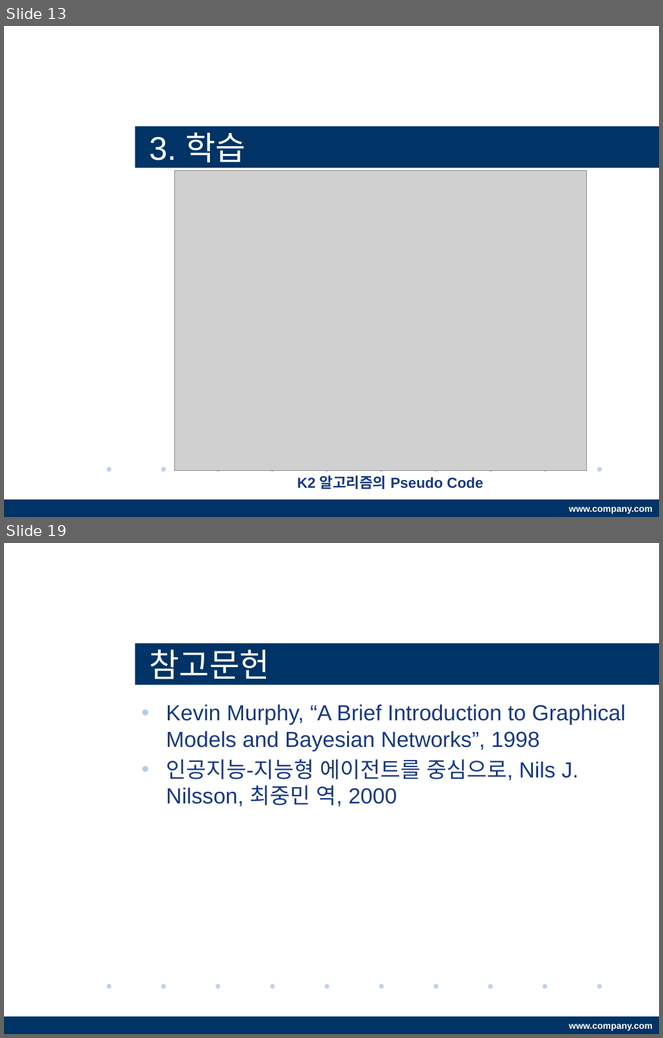
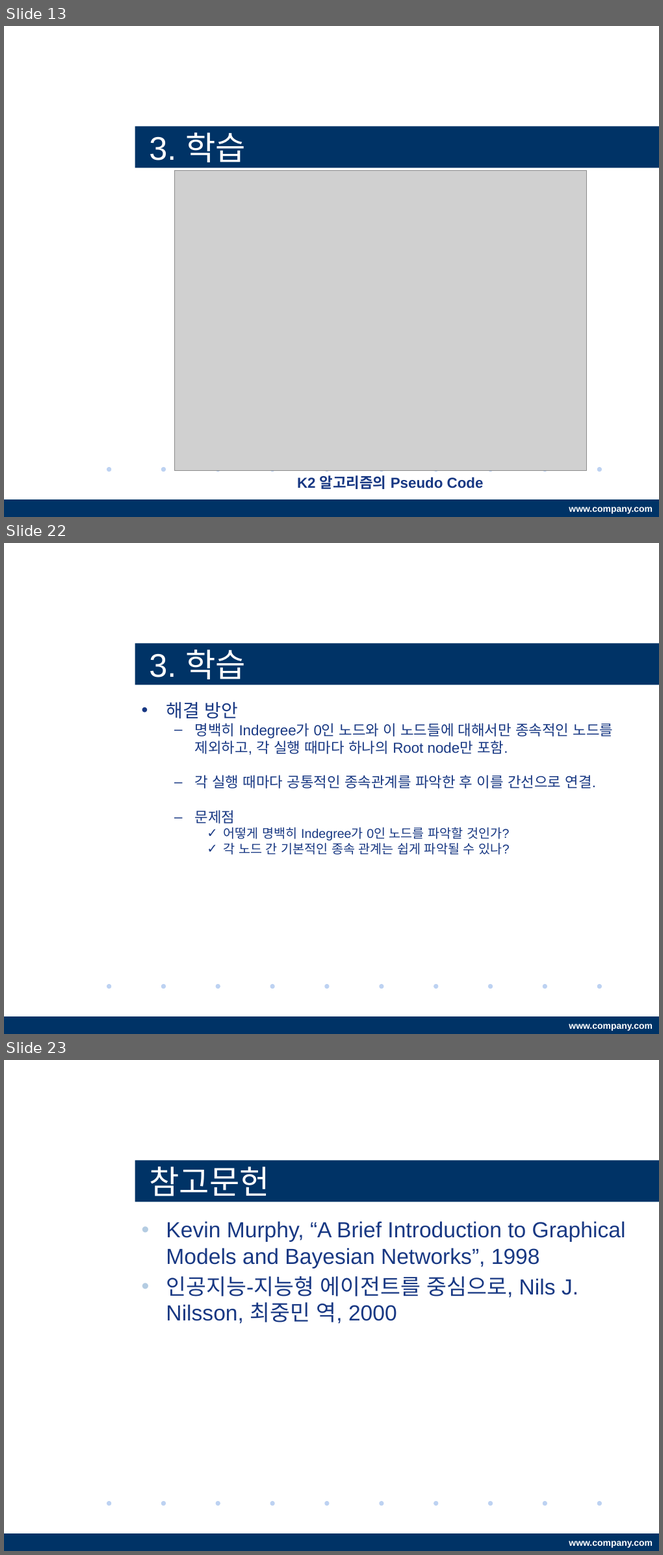
Before and after one commit to LEECHHE/capstone, a slide deck: papers/BayesianNetwork160306.pptx. Shown one above the other, each under a label of ours: slides 13 and 19 before the commit, slides 13, 22 and 23 after it; the slides between them are not shown. The pictures are 663x1038 and 663x1555 pixels, drawn with LibreOffice and Linux fonts; fonts in the diff are those of the drawing; grey boxes stand for pictures; background and template pictures are left out. Boxes give left, top, right and bottom in pixels: in the first picture for what was removed or moved away, otherwise in the second. Text is boxed around its words. In the diff, an @@ line names an element or a change of style, - is before the commit and + after.

```diff
--- a/papers/BayesianNetwork160306.pptx
+++ b/papers/BayesianNetwork160306.pptx
@@ slide 22 added at (4, 543, 659, 1034), background #FFFFFF; not listed: 12 template elements that a slide beside it also shows @@
@@ title added at (135, 643, 659, 685), fill #003366, 36 pt, text #FFFFFF @@
+3. 학습
@@ text added at (166, 702, 614, 855), 16 pt, text #183883 @@
+• 해결 방안
+  – 명백히 Indegree가 0인 노드와 이 노드들에 대해서만 종속적인 노드를 제외하고, 각 실행 때마다 하나의 Root node만 포함.
+  – 각 실행 때마다 공통적인 종속관계를 파악한 후 이를 간선으로 연결.
+  – 문제점
+    ✓ 어떻게 명백히 Indegree가 0인 노드를 파악할 것인가?
+    ✓ 각 노드 간 기본적인 종속 관계는 쉽게 파악될 수 있나?
@@ what was slide 19 is now slide 23 @@
```
Also in this commit, not shown: 2 slides changed, 6 other slides added, 3 slides removed, 9 other files.
